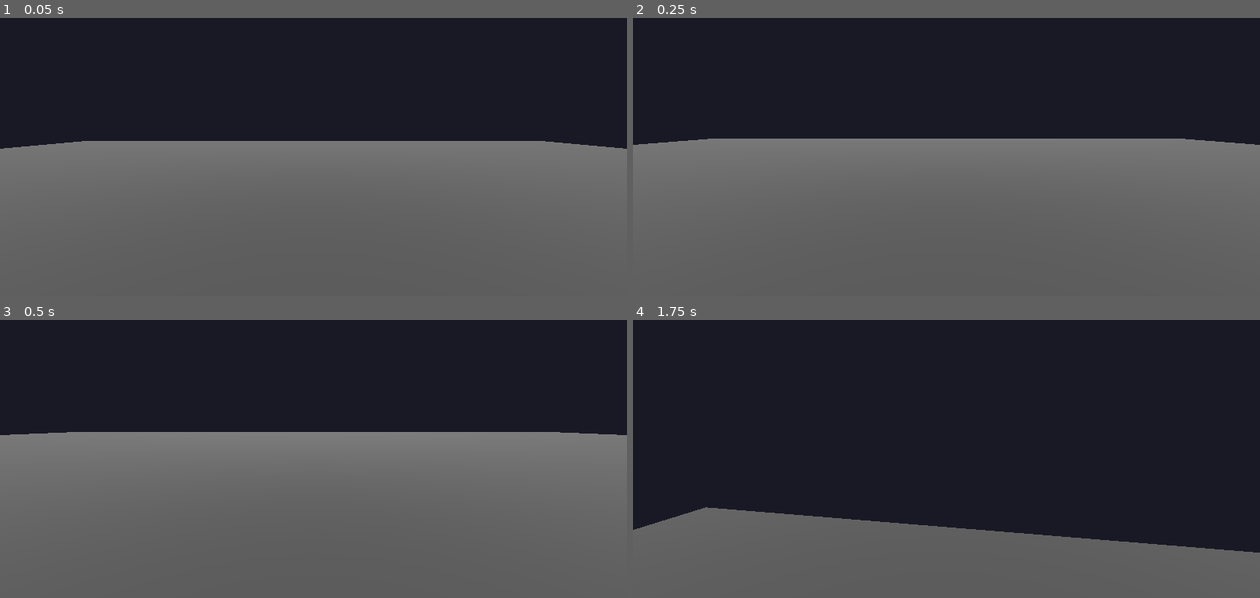
Above: before the commit, frames 1-4 (two rows, left to right).
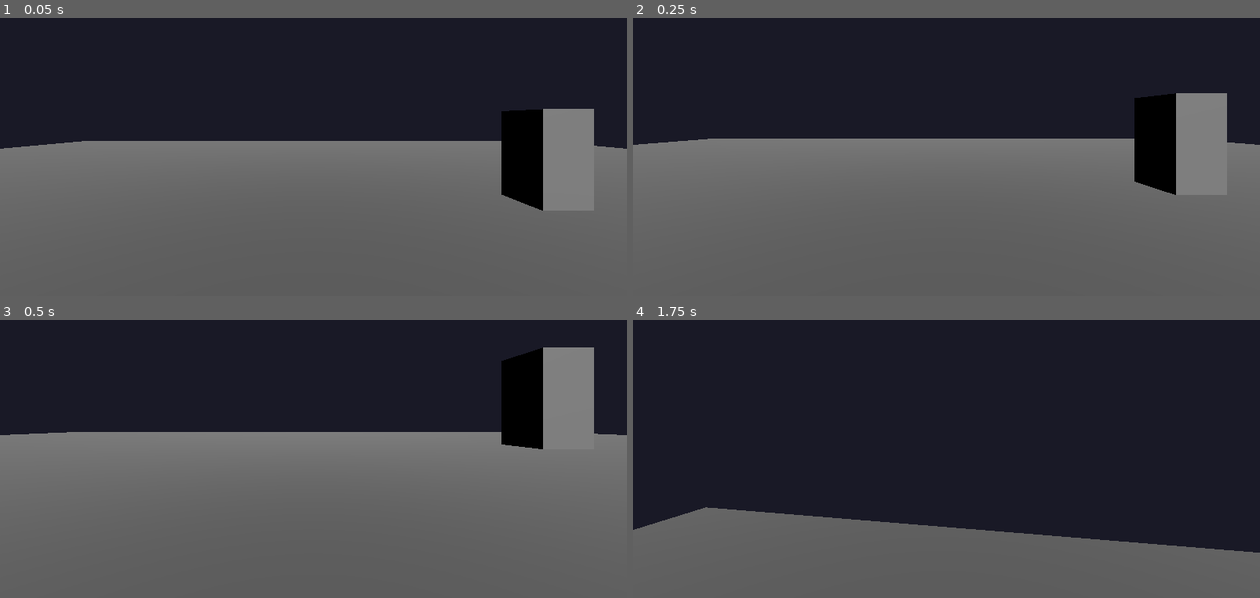
Above: after the commit, the same moments.

Repository: Ep-iL/Abetia
Game: Godot game, scene res://scenes/main/main.tscn
Same seed, same stepped clock (60 frames per second), same inputs: the game is played once before the commit and once after it.
Inputs (mouse positions are in pixels of both pictures, inside the frame that each line leads up to):
- Up to frame 1 (0.05 s): no input
- Up to frame 2 (0.25 s): no input
- Up to frame 3 (0.5 s): no input
- Up to frame 4 (1.75 s): tap Enter (ui_accept) at 0.5, 0.77, 1.52 s; move the mouse to (977, 420) at 0.52 s; hold Up (ui_up) from 0.53 s (still down); move the mouse to (915, 422) at 1.27 s

The runs differ from the first frame. In frame 1, 3.2% of the frame differs, in the area x 79-95%, y 32-70%; in frame 2, 3.6%; in frame 3, 4.7%, in the area x 79-95%, y 9-47%; in frame 4, nothing differs.

Commit message:
Fix enemy.tscn with correct ExtResource ID

Diff:
--- a/scenes/enemy/enemy.tscn
+++ b/scenes/enemy/enemy.tscn
@@ -1,6 +1,6 @@
 [gd_scene load_steps=4 format=3 uid="uid://c6xl3b0x4vehp"]
 
-[ext_resource type="Script" path="res://scripts/enemy/enemy.gd"]
+[ext_resource type="Script" path="res://scripts/enemy/enemy.gd" id="1_5x2nm"]
 
 [sub_resource type="BoxMesh" id="BoxMesh_p4jto"]
 size = Vector3(1, 2, 1)
@@ -9,7 +9,7 @@
 size = Vector3(1, 2, 1)
 
 [node name="Enemy" type="CharacterBody3D"]
-script = ExtResource("Script_p4jto")
+script = ExtResource("1_5x2nm")
 
 [node name="Model" type="MeshInstance3D" parent="."]
 mesh = SubResource("BoxMesh_p4jto")
